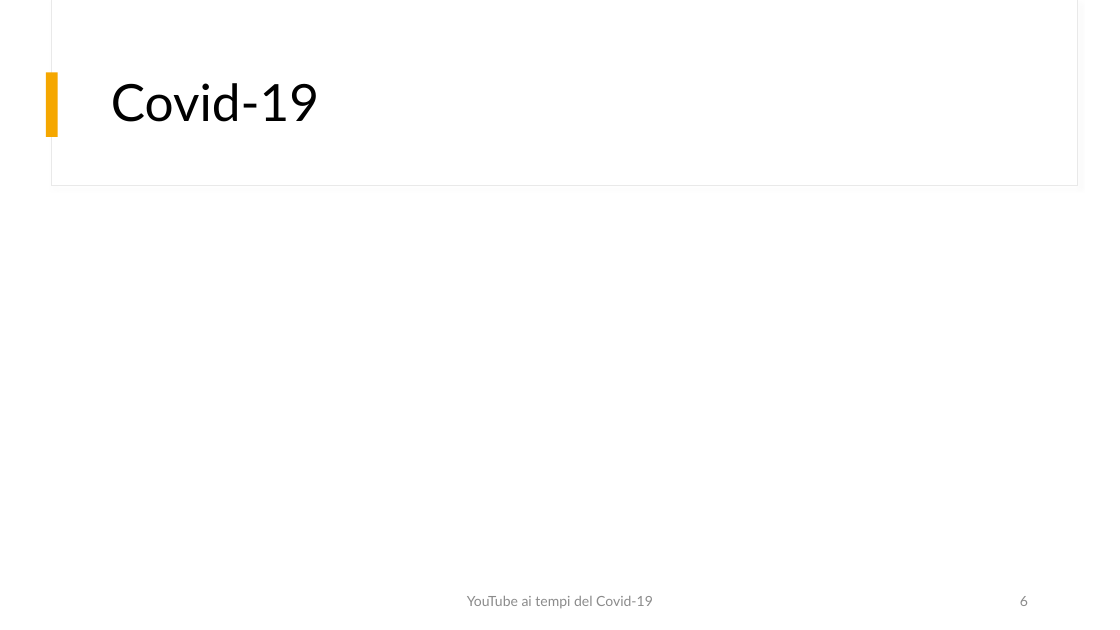
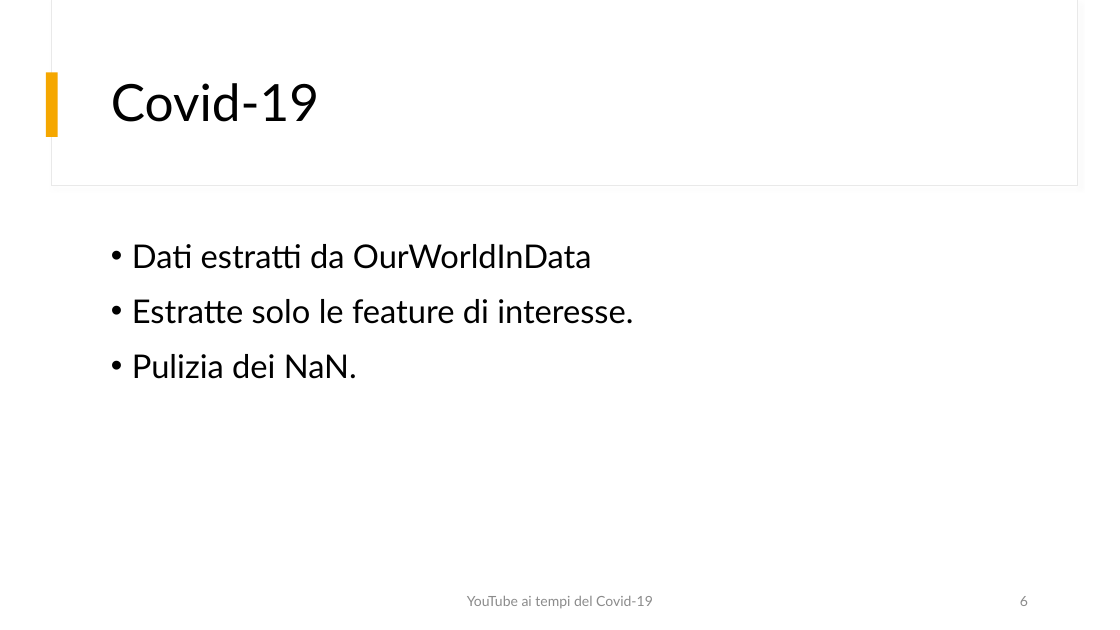
Before and after one commit to fedelux3/Youtube_trending_analysis, a slide deck: slide 6 of presentazione/presentazione.pptx. Drawn at 1120x630 pixels with LibreOffice and Linux fonts; fonts in the diff are those of the drawing. Boxes give left, top, right and bottom in pixels: in the first picture for what was removed or moved away, otherwise in the second. Text is boxed around its words. In the diff, an @@ line names an element or a change of style, - is before the commit and + after.

```diff
--- a/presentazione/presentazione.pptx
+++ b/presentazione/presentazione.pptx
@@ text added at bbox=[132, 244, 633, 379], 28 pt, text #000000 @@
+• Dati estratti da OurWorldInData
+• Estratte solo le feature di interesse.
+• Pulizia dei NaN.
```
Also in this commit, not shown: 1 other slide changed.
